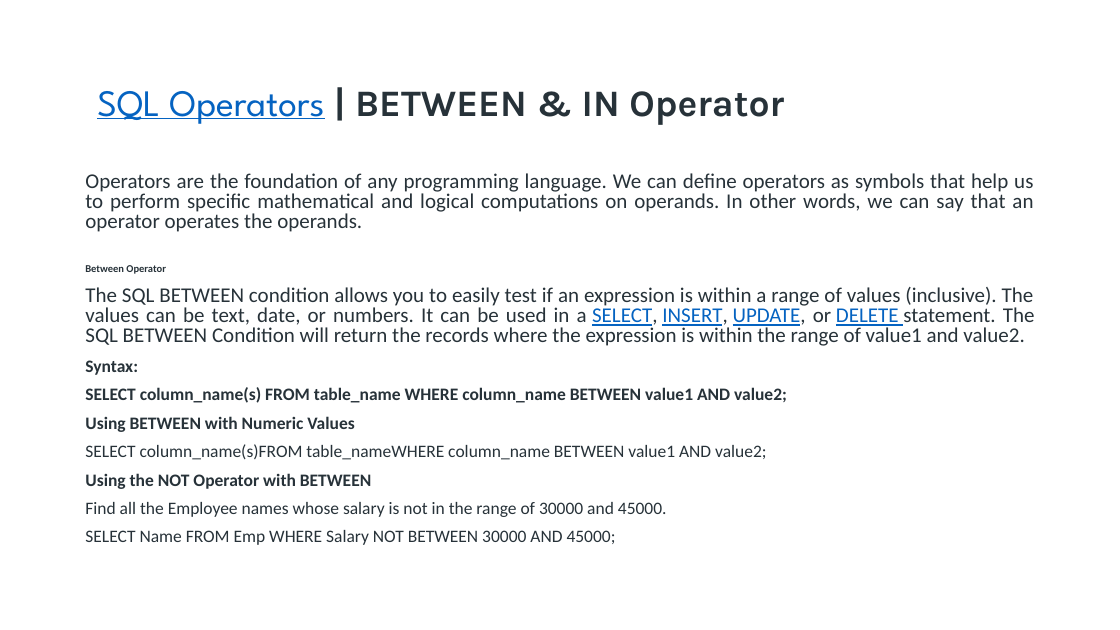
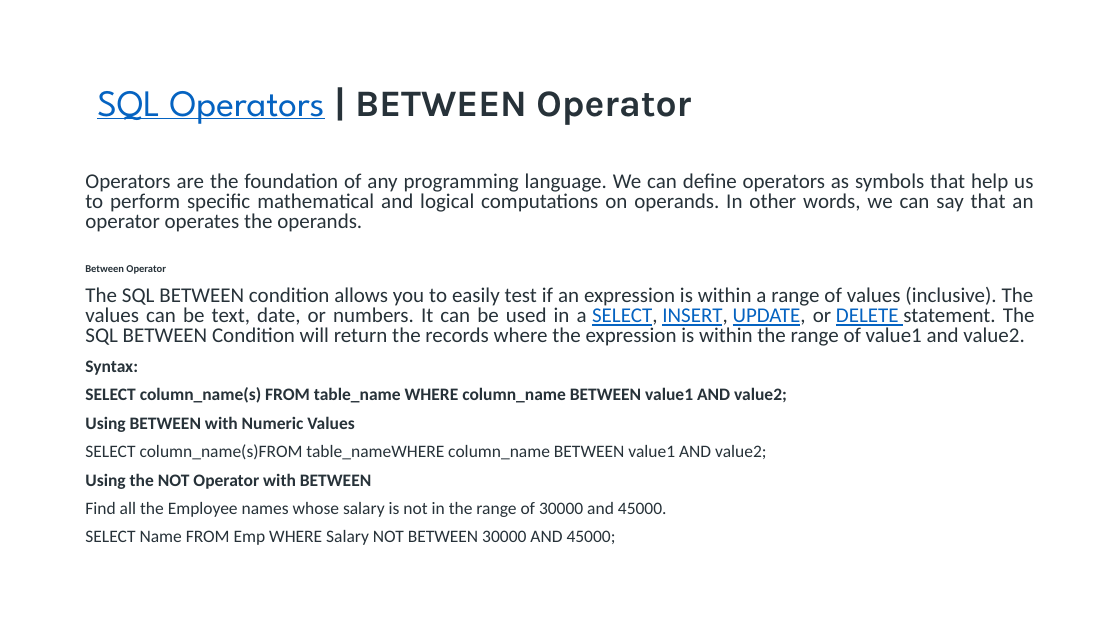
Before and after one commit to spoorthiempowher/Empowher-Curriculum-new, a slide deck: slide 4 of Postgres/postgress_session 3.pptx (slide 8 before the commit). Drawn at 1120x630 pixels with LibreOffice and Linux fonts; fonts in the diff are those of the drawing. Boxes give left, top, right and bottom in pixels: in the first picture for what was removed or moved away, otherwise in the second. Text is boxed around its words. In the diff, an @@ line names an element or a change of style, - is before the commit and + after.

```diff
--- a/Postgres/postgress_session 3.pptx
+++ b/Postgres/postgress_session 3.pptx
@@ text at [97,91,691,125]: text changed @@
-SQL Operators | BETWEEN & IN Operator
+SQL Operators | BETWEEN Operator
```
Also in this commit, not shown: 1 other slide changed, 4 slides added, 3 slides removed.
